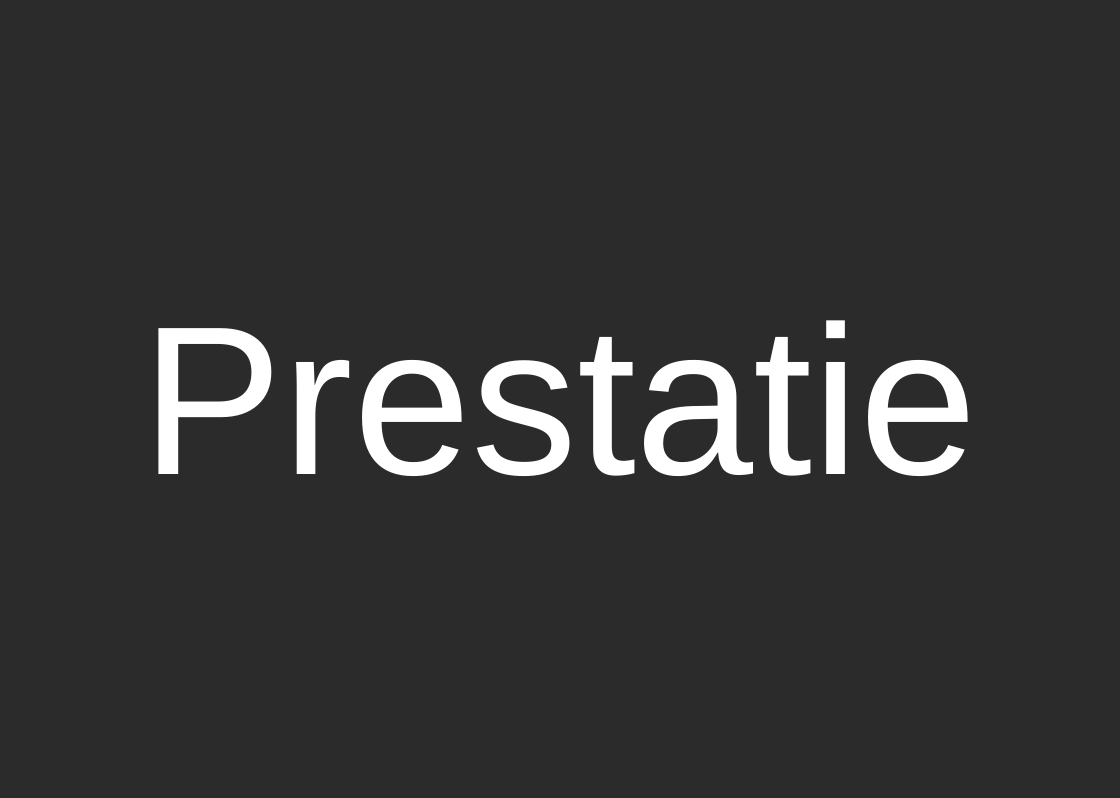
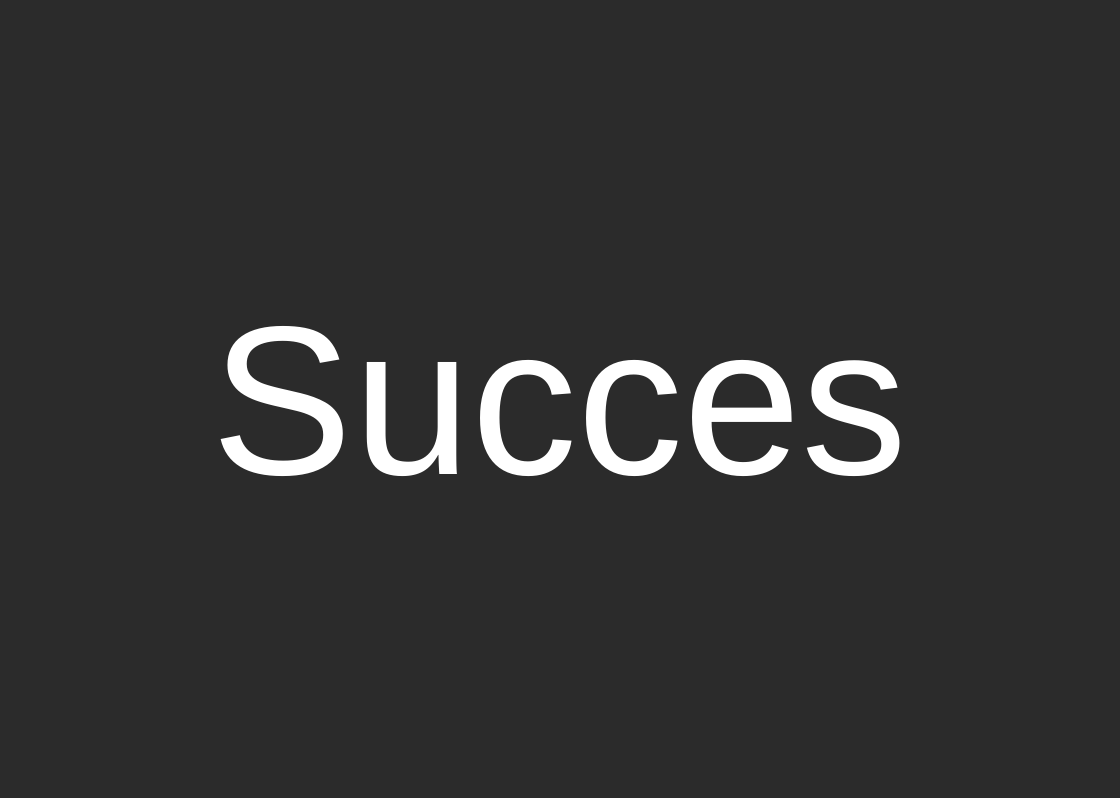
Before and after one commit to ScrumFacilitators/Schwartz-Universal-Values, a slide deck: slide 24 of Schwartz Basis Menselijke Waarden.pptx. Drawn at 1120x798 pixels with LibreOffice and Linux fonts; fonts in the diff are those of the drawing; background and template pictures are left out; a plain dark background stands for a picture behind light text. Boxes give left, top, right and bottom in pixels: in the first picture for what was removed or moved away, otherwise in the second. Text is boxed around its words. In the diff, an @@ line names an element or a change of style, - is before the commit and + after.

Commit message:
#5 - prestatie vervangen door succes - want prestatie kan ook onder zelfoptimalisatie vallen, bv gemotiveerd worden van competitie kan los staan van erkenning van buitenaf.

```diff
--- a/Schwartz Basis Menselijke Waarden.pptx
+++ b/Schwartz Basis Menselijke Waarden.pptx
@@ text at box(212, 326, 908, 476): text changed @@
-Prestatie
+Succes
```
Also in this commit, not shown: 4 other slides changed.
